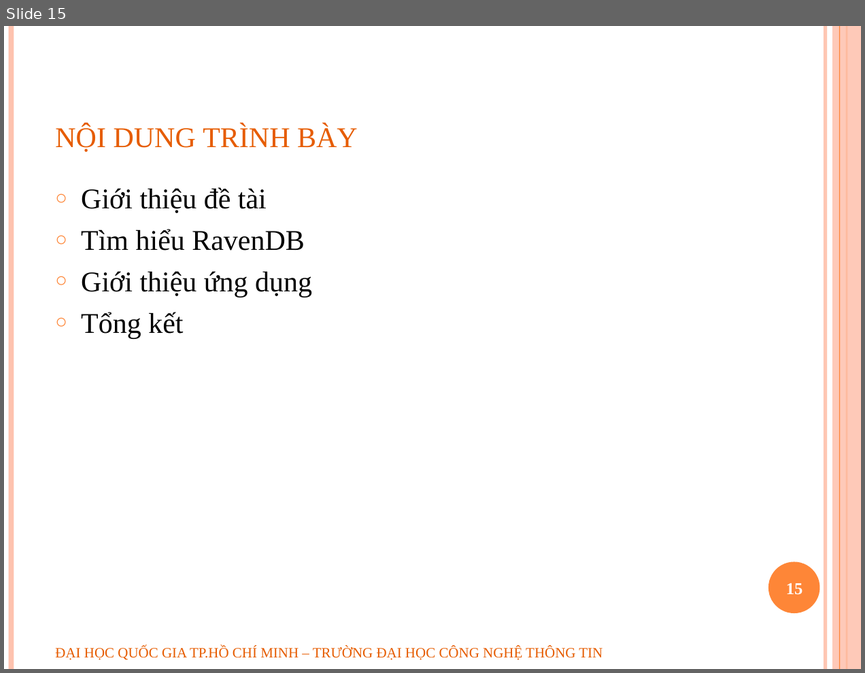
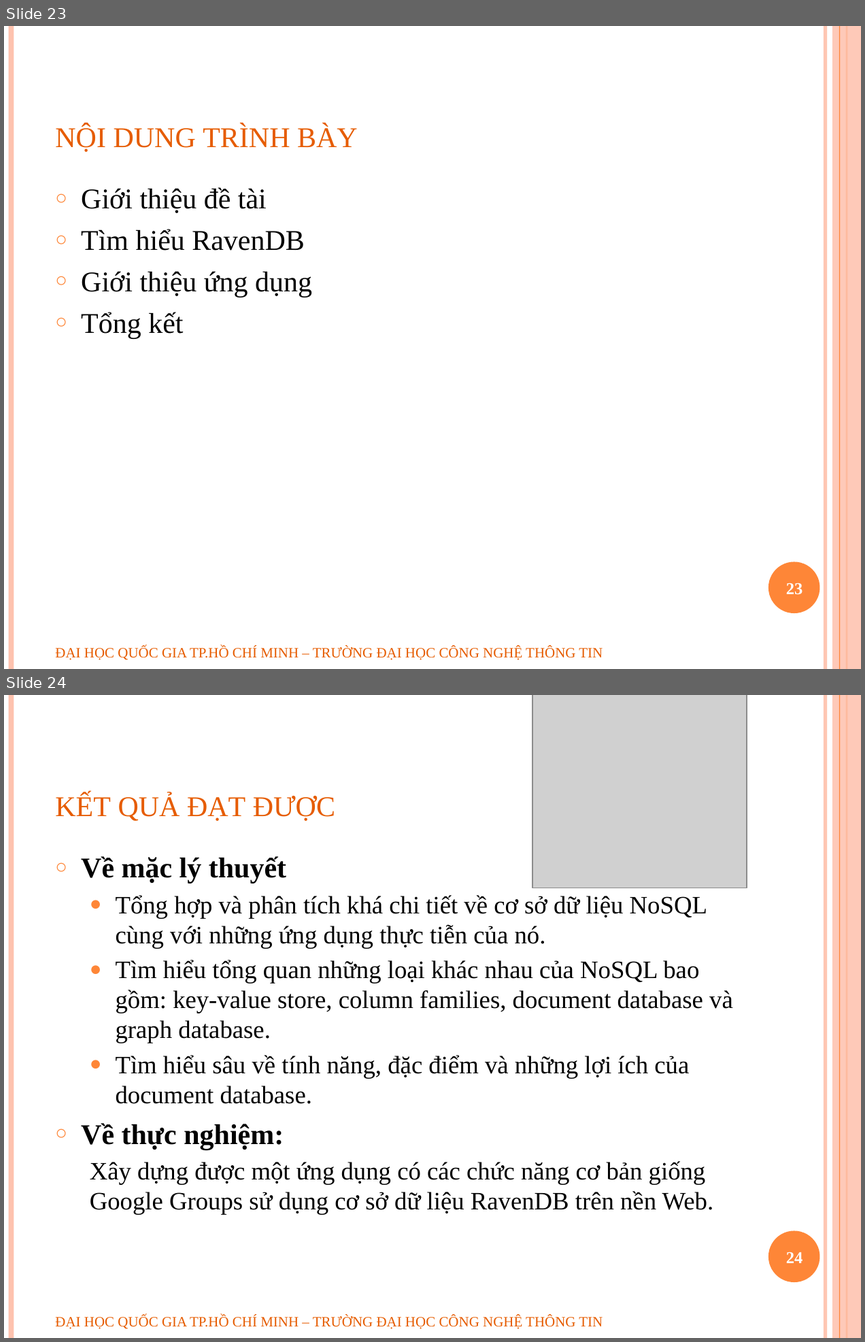
Before and after one commit to geovip/nosqlravendbuit, a slide deck: Document/slide bao cao.pptx. Shown one above the other, each under a label of ours: slide 15 before the commit, slides 23 and 24 after it. The pictures are 865x673 and 865x1342 pixels, drawn with LibreOffice and Linux fonts; fonts in the diff are those of the drawing; grey boxes stand for pictures; background and template pictures are left out. Boxes give left, top, right and bottom in pixels: in the first picture for what was removed or moved away, otherwise in the second. Text is boxed around its words. In the diff, an @@ line names an element or a change of style, - is before the commit and + after.

```diff
--- a/Document/slide bao cao.pptx
+++ b/Document/slide bao cao.pptx
@@ slide 24 added at box(4, 695, 861, 1338), background #FFFFFF; not listed: 6 template elements that a slide beside it also shows @@
@@ picture added at box(532, 695, 747, 888) @@
@@ title added at box(55, 794, 335, 821), 30 pt, text #E65C01, small capitals @@
+kết quả đạt được
@@ text added at box(81, 856, 733, 1215), 21 pt, text #000000 @@
+○ Về mặc lý thuyết
+  ● Tổng hợp và phân tích khá chi tiết về cơ sở dữ liệu NoSQL cùng với những ứng dụng thực tiễn của nó.
+  ● Tìm hiểu tổng quan những loại khác nhau của NoSQL bao gồm: key-value store, column families, document database và graph database.
+  ● Tìm hiểu sâu về tính năng, đặc điểm và những lợi ích của document database.
+○ Về thực nghiệm:
+  Xây dựng được một ứng dụng có các chức năng cơ bản giống Google Groups sử dụng cơ sở dữ liệu RavenDB trên nền Web.
@@ page number added at box(786, 1252, 803, 1263), 14 pt, text #FFFFFF, bold @@
+24
@@ text added at box(55, 1314, 602, 1329), 12 pt, text #E65C01 @@
+ĐẠI HỌC QUỐC GIA TP.HỒ CHÍ MINH – TRƯỜNG ĐẠI HỌC CÔNG NGHỆ THÔNG TIN
@@ what was slide 15 is now slide 23 @@
@@ page number at box(786, 583, 803, 594): text changed @@
-15
+23
```
Also in this commit, not shown: 7 slides changed, 9 other slides added.
